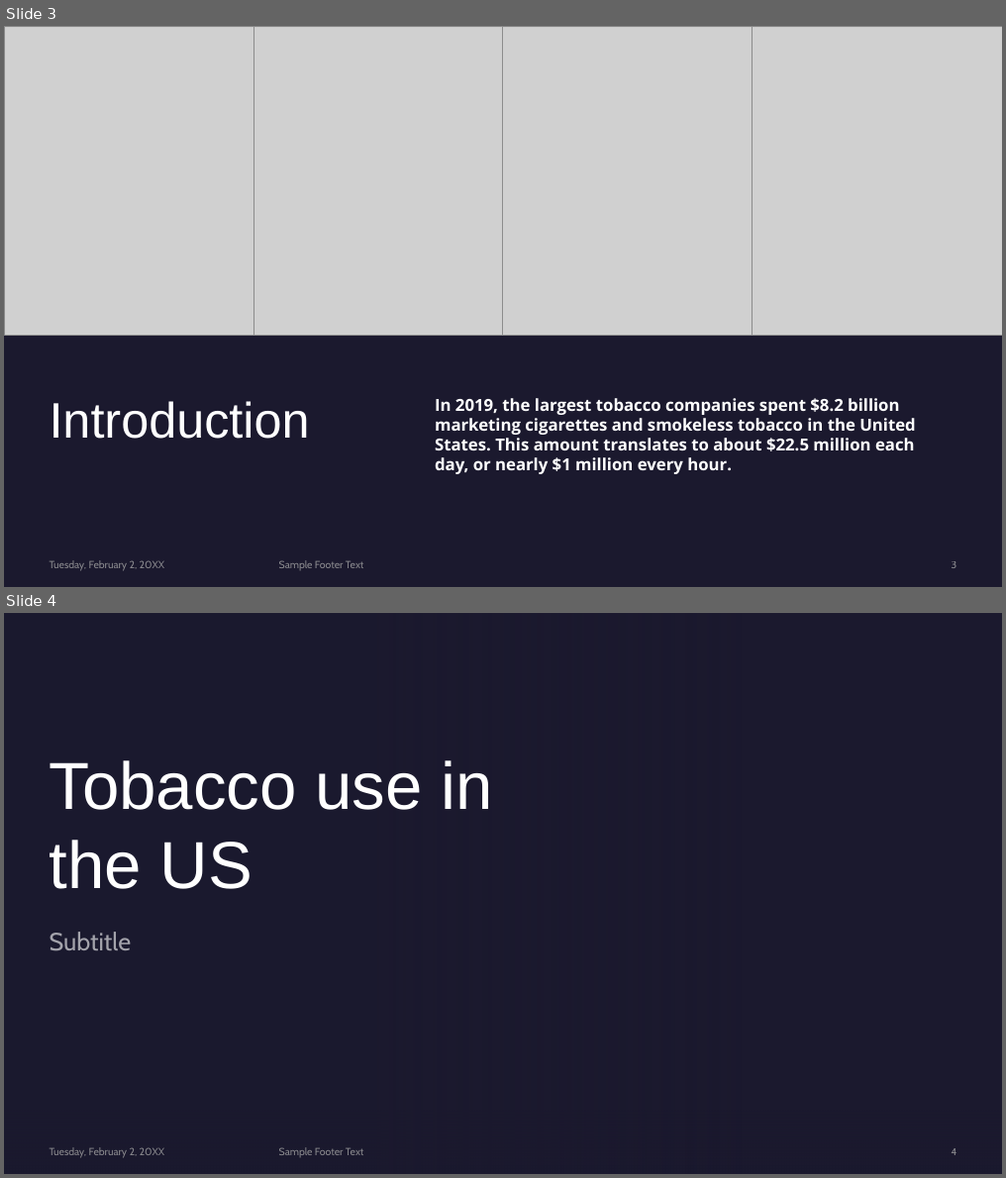
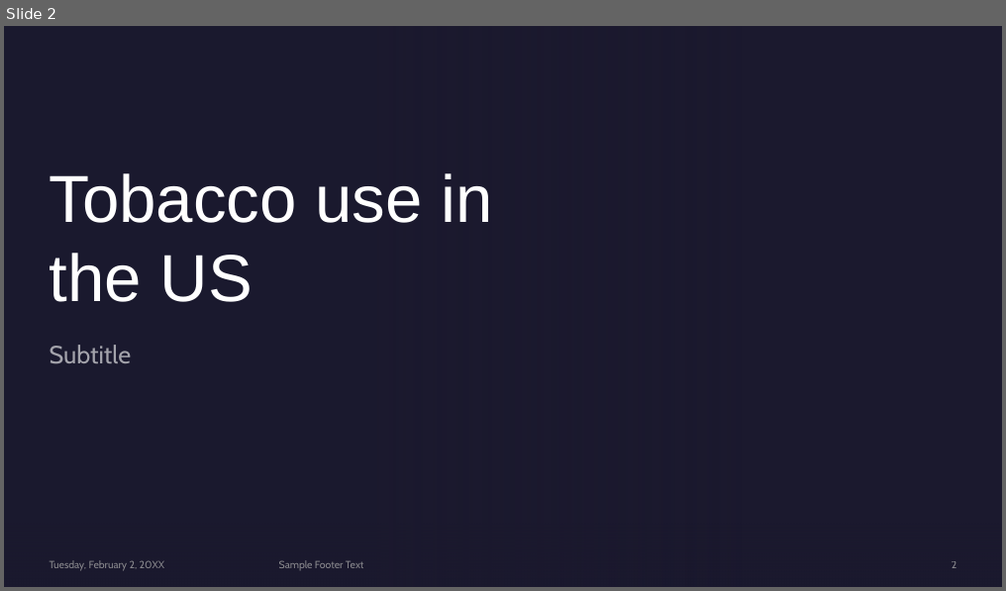
Before and after one commit to AKCase1993/Capstone-NSS-DA7, a slide deck: notebook/Tobacco.pptx. Shown one above the other, each under a label of ours: slides 3 and 4 before the commit, slide 2 after it. The pictures are 1006x1178 and 1006x591 pixels, drawn with LibreOffice and Linux fonts; fonts in the diff are those of the drawing; grey boxes stand for pictures; background and template pictures are left out. Boxes give left, top, right and bottom in pixels: in the first picture for what was removed or moved away, otherwise in the second. Text is boxed around its words. In the diff, an @@ line names an element or a change of style, - is before the commit and + after.

```diff
--- a/notebook/Tobacco.pptx
+++ b/notebook/Tobacco.pptx
@@ slide 3 removed at bbox=[4, 26, 1002, 587], background #1B192E @@
@@ picture removed at bbox=[4, 26, 254, 335] @@
@@ picture removed at bbox=[254, 26, 504, 335] @@
@@ picture removed at bbox=[502, 26, 751, 335] @@
@@ picture removed at bbox=[751, 26, 1002, 335] @@
@@ title removed at bbox=[50, 401, 310, 439] @@
-Introduction
@@ text removed at bbox=[435, 398, 916, 474] @@
-In 2019, the largest tobacco companies spent $8.2 billion marketing cigarettes and smokeless tobacco in the United States. This amount translates to about $22.5 million each day, or nearly $1 million every hour.
@@ text removed at bbox=[50, 561, 164, 571] @@
-Tuesday, February 2, 20XX
@@ text removed at bbox=[279, 561, 364, 570] @@
-Sample Footer Text
@@ page number removed at bbox=[951, 562, 957, 569] @@
-3
@@ what was slide 4 is now slide 2 @@
@@ page number at bbox=[951, 562, 957, 569]: text changed @@
-4
+2
```
Also in this commit, not shown: 4 slides changed, 2 slides added, 6 other slides removed, 8 other files.
